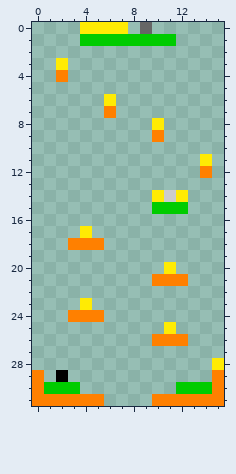
Pixel-art sprite: Assets/Resources/Stages/stage2.png. That is the earlier state.
The file is 16x32 pixels.
Now the later version:
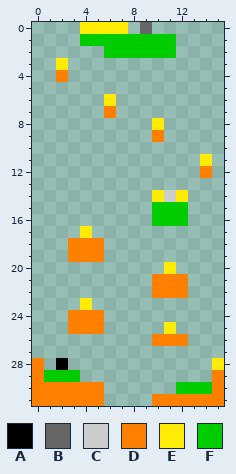
Palette (. is transparent): A #000000  B #666666  C #cccccc  D #ff8000  E #ffeb04  F #00cc00
Difference:
y 2: x 6..11 ...... -> FFFFFF
y 16: x 10..12 ... -> FFF
y 19: x 3..5 ... -> DDD
y 22: x 10..12 ... -> DDD
y 25: x 3..5 ... -> DDD
y 28: x 0 . -> D; x 2 . -> A
y 29: x 1..3 .A. -> FFF
y 30: x 1..5 FFF.. -> DDDDD
